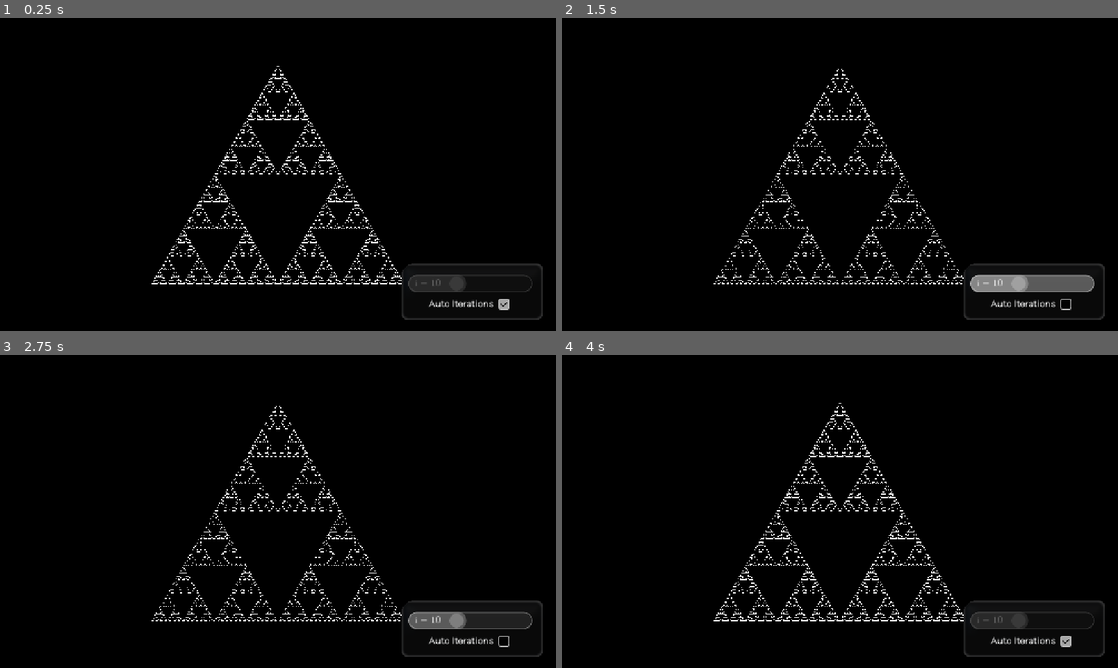
Above: before the commit, frames 1-4 (two rows, left to right).
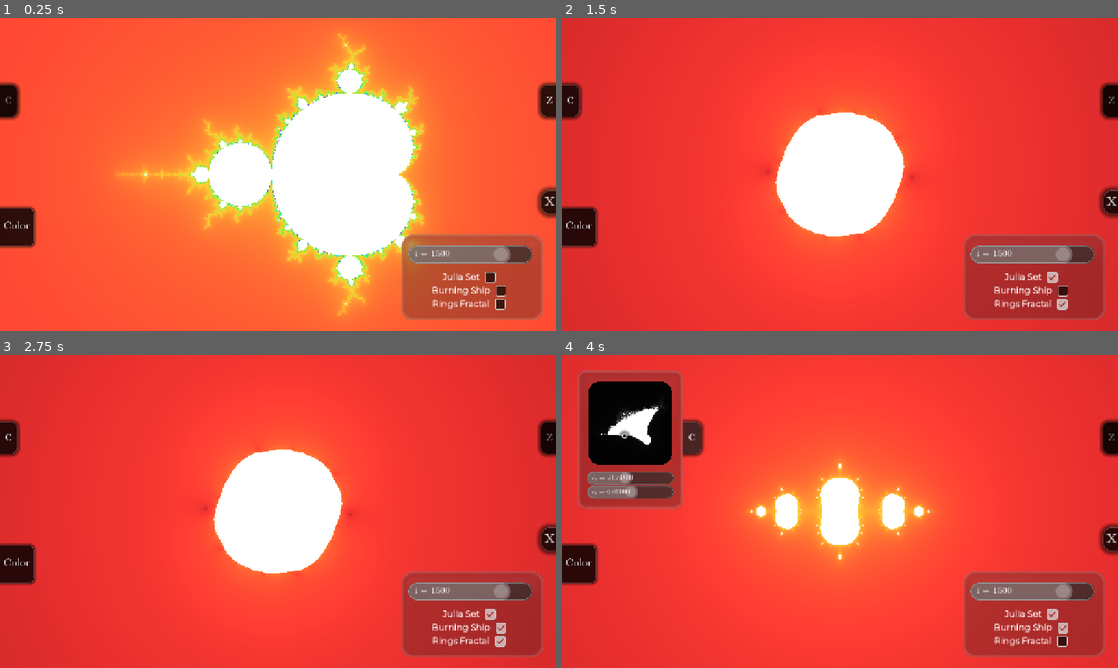
Above: after the commit, the same moments.

Repository: ADOGamedev/Fractals
Game: Godot game, scene res://scenes/main.tscn
Two runs of this game, one before a commit and one after it. Both use one fixed random seed, a clock stepped at 60 frames per second and the inputs below.
Inputs (mouse positions are in pixels of both pictures, inside the frame that each line leads up to):
- Up to frame 1 (0.25 s): no input
- Up to frame 2 (1.5 s): click (1067, 302) at 0.52 s; click (1051, 277) at 1.27 s
- Up to frame 3 (2.75 s): click (500, 627) at 2.02 s
- Up to frame 4 (4 s): click (1062, 639) at 2.77 s; click (573, 439) at 3.5 s, where only the run after the commit has a clickable "c"

The runs differ from the first frame. In frame 1, 99% of the frame differs, in the area x 0-100%, y 0-100%; in frame 2, 99%; in frame 3, 99%; in frame 4, 96%.

Commit message:
Gradient Mapping

Diff:
--- a/project.godot
+++ b/project.godot
@@ -13,7 +13,7 @@
 config/name="Fractals"
 run/main_scene="uid://rnpr5d1l6bsu"
 config/features=PackedStringArray("4.6", "Forward Plus")
-config/icon="res://icon.svg"
+config/icon="uid://b80r2ipuo7g1d"
 
 [autoload]
 
--- a/scenes/main.tscn
+++ b/scenes/main.tscn
@@ -28,7 +28,6 @@
 color = Color(0, 0, 0, 1)
 
 [node name="MandelbrotFractal" parent="." unique_id=463574064 instance=ExtResource("3_sugp2")]
-visible = false
 custom_minimum_size = Vector2(1280, 720)
 offset_left = -640.0
 offset_top = -360.0
@@ -36,6 +35,7 @@
 offset_bottom = 1080.0
 
 [node name="SierpinskiTriangle" parent="." unique_id=1081089723 instance=ExtResource("2_0wfyh")]
+visible = false
 custom_minimum_size = Vector2(1280, 720)
 anchors_preset = 0
 anchor_right = 0.0
--- a/scenes/mandelbrot_color_widget.tscn
+++ b/scenes/mandelbrot_color_widget.tscn
@@ -138,6 +138,7 @@
 [node name="HSlider" parent="PanelContainer/VBoxContainer/gradient_attenuation" index="0" unique_id=1601533653]
 max_value = 2.0
 step = 0.0
+allow_greater = true
 
 [node name="Control3" type="Control" parent="PanelContainer/VBoxContainer" unique_id=1641024052]
 layout_mode = 2
@@ -162,5 +163,39 @@
 theme = ExtResource("2_avj2j")
 button_pressed = true
 
+[node name="gradient_mapping" type="HBoxContainer" parent="PanelContainer/VBoxContainer" unique_id=947692169]
+layout_mode = 2
+theme_override_constants/separation = 9
+alignment = 1
+
+[node name="Label" type="Label" parent="PanelContainer/VBoxContainer/gradient_mapping" unique_id=1548601366]
+layout_mode = 2
+theme_override_fonts/font = SubResource("FontVariation_xp7sd")
+text = "Gradient Mapping"
+
+[node name="gradient_mapping_checkbox" type="CheckBox" parent="PanelContainer/VBoxContainer/gradient_mapping" unique_id=1999544186]
+unique_name_in_owner = true
+layout_mode = 2
+size_flags_horizontal = 4
+size_flags_vertical = 4
+theme = ExtResource("2_avj2j")
+
+[node name="glow_rainbow" type="HBoxContainer" parent="PanelContainer/VBoxContainer" unique_id=575826820]
+layout_mode = 2
+theme_override_constants/separation = 9
+alignment = 1
+
+[node name="Label" type="Label" parent="PanelContainer/VBoxContainer/glow_rainbow" unique_id=1395592262]
+layout_mode = 2
+theme_override_fonts/font = SubResource("FontVariation_xp7sd")
+text = "Glow Rainbow"
+
+[node name="glow_rainbow_checkbox" type="CheckBox" parent="PanelContainer/VBoxContainer/glow_rainbow" unique_id=1286581259]
+unique_name_in_owner = true
+layout_mode = 2
+size_flags_horizontal = 4
+size_flags_vertical = 4
+theme = ExtResource("2_avj2j")
+
 [editable path="PanelContainer/VBoxContainer/gradient_repetition"]
 [editable path="PanelContainer/VBoxContainer/gradient_attenuation"]
--- a/scenes/mandelbrot_fractal.tscn
+++ b/scenes/mandelbrot_fractal.tscn
@@ -10,28 +10,8 @@
 [ext_resource type="PackedScene" uid="uid://cnsaof66r7yoh" path="res://scenes/in_out_widget.tscn" id="9_ffm43"]
 [ext_resource type="PackedScene" uid="uid://cjqotmay3hwia" path="res://scenes/mandelbrot_color_widget.tscn" id="10_q64vy"]
 
-[sub_resource type="Gradient" id="Gradient_ffm43"]
-
-[sub_resource type="GradientTexture1D" id="GradientTexture1D_0di7l"]
-gradient = SubResource("Gradient_ffm43")
-
 [sub_resource type="ShaderMaterial" id="ShaderMaterial_ddu1x"]
 shader = ExtResource("1_sbyhb")
-shader_parameter/ratio = 1.7777778
-shader_parameter/iterations = 1500
-shader_parameter/scale = 0.4
-shader_parameter/gradient = SubResource("GradientTexture1D_0di7l")
-shader_parameter/set_color = Color(1, 1, 1, 1)
-shader_parameter/gradient_attenuation = 2.3
-shader_parameter/gradient_repetition = 1500.0
-shader_parameter/offset = Vector2(0.5, 0)
-shader_parameter/exponent = Vector2(2, 0)
-shader_parameter/constant_c = Vector2(0.5, 0.5)
-shader_parameter/initial_z = Vector2(0, 0)
-shader_parameter/julia = true
-shader_parameter/burning_ship = false
-shader_parameter/rings_fractal = false
-shader_parameter/smooth_grad = true
 
 [sub_resource type="ShaderMaterial" id="ShaderMaterial_3g4xk"]
 shader = ExtResource("3_ak01r")
@@ -266,9 +246,9 @@
 
 [node name="InOutWidget" parent="CanvasLayer/MandelbrotColorWidget" unique_id=440504051 instance=ExtResource("9_ffm43")]
 layout_mode = 0
-offset_left = 423.0
+offset_left = 422.0
 offset_top = 76.0
-offset_right = 571.0
+offset_right = 570.0
 offset_bottom = 238.0
 scale = Vector2(0.535, 0.535)
 text = " Color "
@@ -286,10 +266,10 @@
 [node name="PanelContainer" type="PanelContainer" parent="CanvasLayer/exp" unique_id=1192069601]
 material = SubResource("ShaderMaterial_q64vy")
 layout_mode = 0
-offset_left = 35.0
-offset_top = 607.0
-offset_right = 361.20322
-offset_bottom = 722.0
+offset_left = 1006.0
+offset_top = 380.99997
+offset_right = 1332.2031
+offset_bottom = 496.0
 scale = Vector2(0.748, 0.748)
 theme_override_styles/panel = SubResource("StyleBoxFlat_0di7l")
 
@@ -328,12 +308,13 @@
 
 [node name="InOutWidget" parent="CanvasLayer/exp" unique_id=251772585 instance=ExtResource("9_ffm43")]
 layout_mode = 0
-offset_left = 278.0
-offset_top = 622.01996
-offset_right = 320.0
-offset_bottom = 678.01996
+offset_left = 965.0
+offset_top = 396.0
+offset_right = 1007.0
+offset_bottom = 452.0
 text = "x"
-displacement = Vector2(-280, 0)
+direction = 0
+displacement = Vector2(280, 0)
 TWEEN_TIME = 0.17
 
 [editable path="CanvasLayer/Panel/VBoxContainer/iterations"]
--- a/src/autoloads/global.gd
+++ b/src/autoloads/global.gd
@@ -5,6 +5,8 @@
 var mandelbrot_grad_attenuation = 0.36
 var mandelbrot_grad_repetition = 500.0
 var mandelbrot_smooth_grad = true
+var mandelbrot_grad_mapping = false
+var mandelbrot_glow_rainbow = false
 
 var ui_hidden = false
 
--- a/src/gradient_selector/gradient_selector.gd
+++ b/src/gradient_selector/gradient_selector.gd
@@ -44,9 +44,13 @@
 
 		grad.add_point(offset, child.get_color())
 
+	var first_child = get_child(first_child_i)
+	var last_child = get_child(last_child_i)
+	if first_child.has_method("get_color"):
+		grad.set_color(0, first_child.get_color())
 
-	grad.set_color(0, get_child(first_child_i).get_color())
-	grad.set_color(grad.get_point_count() - 1, get_child(last_child_i).get_color())
+	if last_child.has_method("get_color"):
+		grad.set_color(grad.get_point_count() - 1, last_child.get_color())
 
 	%gradient_texture.texture.gradient = grad
 
--- a/src/madelbrot_fractal/mandelbrot.gdshader
+++ b/src/madelbrot_fractal/mandelbrot.gdshader
@@ -19,6 +19,8 @@
 uniform bool rings_fractal = false;
 
 uniform bool smooth_grad = true;
+uniform bool gradient_mapping = false;
+uniform bool glow_rainbow = false;
 
 vec2 complex_sqr(in vec2 z) {
 	return vec2(z.x * z.x - z.y * z.y, 2.0 * z.x * z.y);
@@ -28,6 +30,10 @@
     float r = length(z);
     if (r == 0.0) return vec2(-1e20, 0.0);
     return vec2(log(r), atan(z.y, z.x));
+}
+
+vec2 complex_log_base(in vec2 b, in vec2 z) {
+	return complex_ln(z) / complex_ln(b);
 }
 
 vec2 complex_mul(in vec2 z, in vec2 w) {
@@ -47,18 +53,20 @@
 	return complex_mul(z, complex_pow(w, vec2(-1., 0.0)));
 }
 
-float get_point_scape_iterations(in vec2 z, in vec2 c) {
+float get_point_scape_iterations(in vec2 z, in vec2 c, in int iters) {
 	vec2 current_number = vec2(z);
 
 	bool is_default_exp = abs(exponent.x - 2.0) < 1e-4 && abs(exponent.y) < 1e-4;
 
-	for (int i = 0; i < iterations; i++) {
-		float threshold = is_default_exp ? 2.0 : 100.0;
+	for (int i = 0; i < iters; i++) {
+		float threshold = gradient_mapping ? 1000.0 : 10.0;
 		if (length(current_number) > threshold) {
 			if (!smooth_grad) {
 				return float(i);
 			}
-			return float(i) + 1.0 - log(log(length(current_number))) / log(2);
+			float first_log = log(length(current_number)) / log(threshold);
+			vec2 smooth_i = float(i) + 1.0 - complex_log_base(exponent, vec2(first_log, 0.0));
+			return smooth_i.x;
 		}
 
 
@@ -83,14 +91,49 @@
 	return -1.0;
 }
 
+vec2 get_gradient(in vec2 z, in vec2 c, in int iters) {
+	float h = 0.000005;
+	float fx1 = get_point_scape_iterations(z, c - vec2(h, 0.0), iters);
+	float fy1 = get_point_scape_iterations(z, c - vec2(0.0, h), iters);
+	float fx2 = get_point_scape_iterations(z, c + vec2(h, 0.0), iters);
+	float fy2 = get_point_scape_iterations(z, c + vec2(0.0, h), iters);
+
+	return vec2((fx1 - fx2) / (2.0*h), (fy1 - fy2) / (2.0*h));
+}
+
+vec3 hsv_to_rgb(vec3 hsv) {
+	vec4 K = vec4(1.0, 2.0 / 3.0, 1.0 / 3.0, 3.0);
+	vec3 p = abs(fract(hsv.xxx + K.xyz) * 6.0 - K.www);
+	return hsv.z * mix(K.xxx, clamp(p - K.xxx, 0.0, 1.0), hsv.y);
+}
 
 void fragment() {
 	vec2 uv = (UV - vec2(0.5)) * vec2(ratio, 1.0) / scale - offset;
 
-	float scape_iterations = julia ? get_point_scape_iterations(uv, constant_c) : get_point_scape_iterations(initial_z, uv);
+	float scape_iterations = julia ? get_point_scape_iterations(uv, constant_c, iterations) : get_point_scape_iterations(initial_z, uv, iterations);
 
 	if (scape_iterations < 0.0) {
 		COLOR = set_color;
+	}
+	else if (gradient_mapping) {
+	    vec2 grad = julia ?
+	        get_gradient(uv, constant_c, iterations) :
+	        get_gradient(initial_z, uv, iterations);
+
+		float mag = log(pow(length(grad), 1./gradient_attenuation));
+		if (!glow_rainbow) {
+			mag = 1. - mag;
+		}
+
+		grad = normalize(grad);
+
+		float angle = 1. - atan(grad.y, grad.x) / (2.*pi) - 0.15;
+		angle = fract(angle / (float(gradient_repetition) / float(iterations)));
+		if (glow_rainbow) {
+			//angle = pow(angle, gradient_attenuation);
+		}
+
+	    COLOR = vec4(hsv_to_rgb(vec3(angle, 0.5, mag)), 1.0);
 	}
 	else {
 		float gradient_value = fract(scape_iterations / float(gradient_repetition));
--- a/src/madelbrot_fractal/mandelbrot_color_widget.gd
+++ b/src/madelbrot_fractal/mandelbrot_color_widget.gd
@@ -9,3 +9,5 @@
 	Global.mandelbrot_grad_attenuation = %gradient_attenuation.get_value()
 	Global.mandelbrot_grad_repetition = %gradient_repetition.get_value()
 	Global.mandelbrot_smooth_grad = %smoothened_gradient_checkbox.button_pressed
+	Global.mandelbrot_grad_mapping = %gradient_mapping_checkbox.button_pressed
+	Global.mandelbrot_glow_rainbow = %glow_rainbow_checkbox.button_pressed
--- a/src/madelbrot_fractal/mandelbrot_fractal.gd
+++ b/src/madelbrot_fractal/mandelbrot_fractal.gd
@@ -57,6 +57,8 @@
 	material.set_shader_parameter("gradient_attenuation", Global.mandelbrot_grad_attenuation)
 	material.set_shader_parameter("gradient_repetition", Global.mandelbrot_grad_repetition)
 	material.set_shader_parameter("smooth_grad", Global.mandelbrot_smooth_grad)
+	material.set_shader_parameter("gradient_mapping", Global.mandelbrot_grad_mapping)
+	material.set_shader_parameter("glow_rainbow", Global.mandelbrot_glow_rainbow)
 
 	var grad_tex = GradientTexture2D.new()
 	grad_tex.gradient = Global.mandelbrot_grad
--- a/src/real_number_selector/real_number_selector.gd
+++ b/src/real_number_selector/real_number_selector.gd
@@ -22,6 +22,7 @@
 
 
 func _ready() -> void:
+	$HSlider.exp_edit = exp_edit
 	$HSlider.value = curr_value
 	target_value = curr_value
 	update_label_value()
--- a/src/sierpinski_triangle/sierpinski.gdshader
+++ b/src/sierpinski_triangle/sierpinski.gdshader
@@ -26,7 +26,7 @@
 	uv.y = 1.0 - uv.y;
 	uv.x -= uv.y / 2.0;
 
-	if (uv.x < 0.0 || uv.x > 1.0 || uv.y < 0.0 || uv.y > 1.0) {
+	if (uv.x < 0.0 || uv.x >= 1.0 || uv.y < 0.0 || uv.y >= 1.0) {
 		COLOR = vec4(0.0);
 	}
 	else {
--- a/src/sierpinski_triangle/sierpinski_triangle.gd
+++ b/src/sierpinski_triangle/sierpinski_triangle.gd
@@ -3,9 +3,12 @@
 var zoom = 0.5
 var auto_iterations = true
 
-func _process(delta: float) -> void:
+func _process(_delta: float) -> void:
+	if !visible:
+		$CanvasLayer.visible = false
+
 	var iterations = 1
-	var auto_iterations = %auto_iterations_checkbox.button_pressed
+	auto_iterations = %auto_iterations_checkbox.button_pressed
 	if auto_iterations:
 		%iterations.set_disabled(true)
 		iterations = min(25, roundi(log2(zoom)) + 10)
Binary file added: assets/icon.png
Not shown, added: assets/icon.png.import
